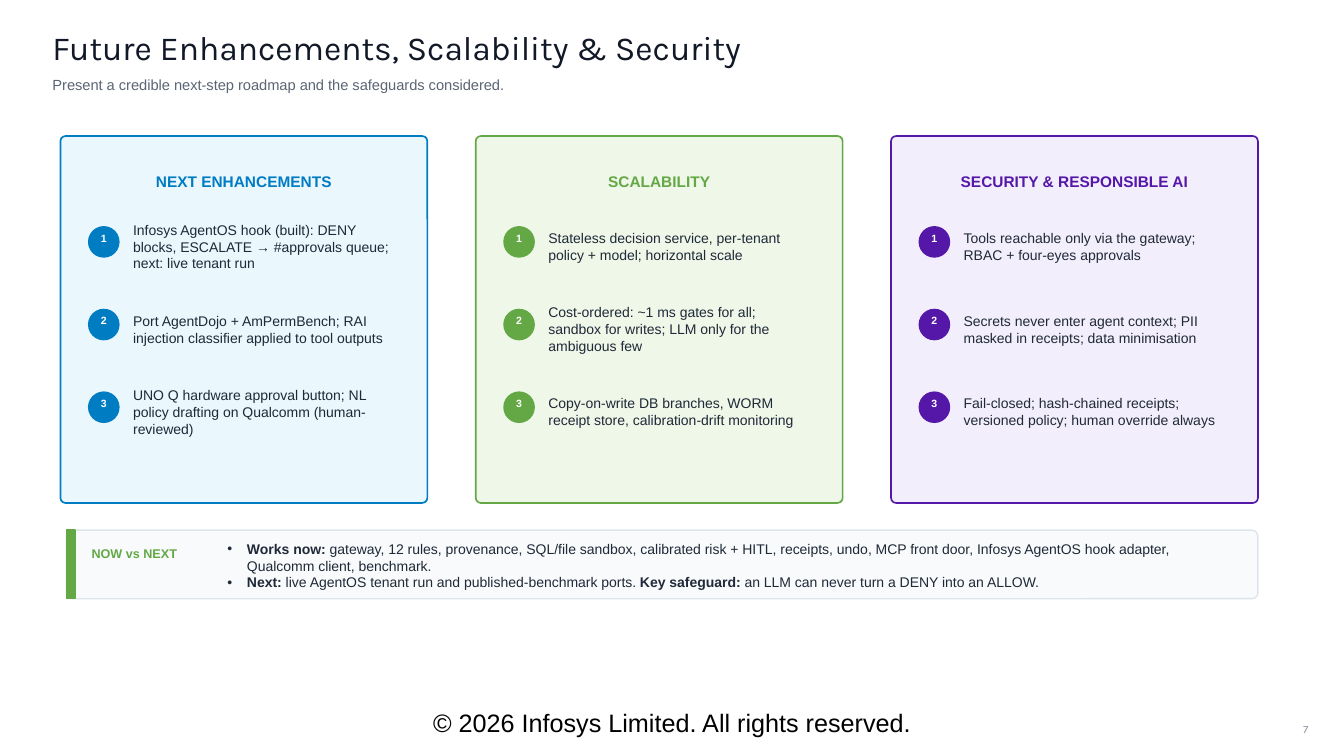
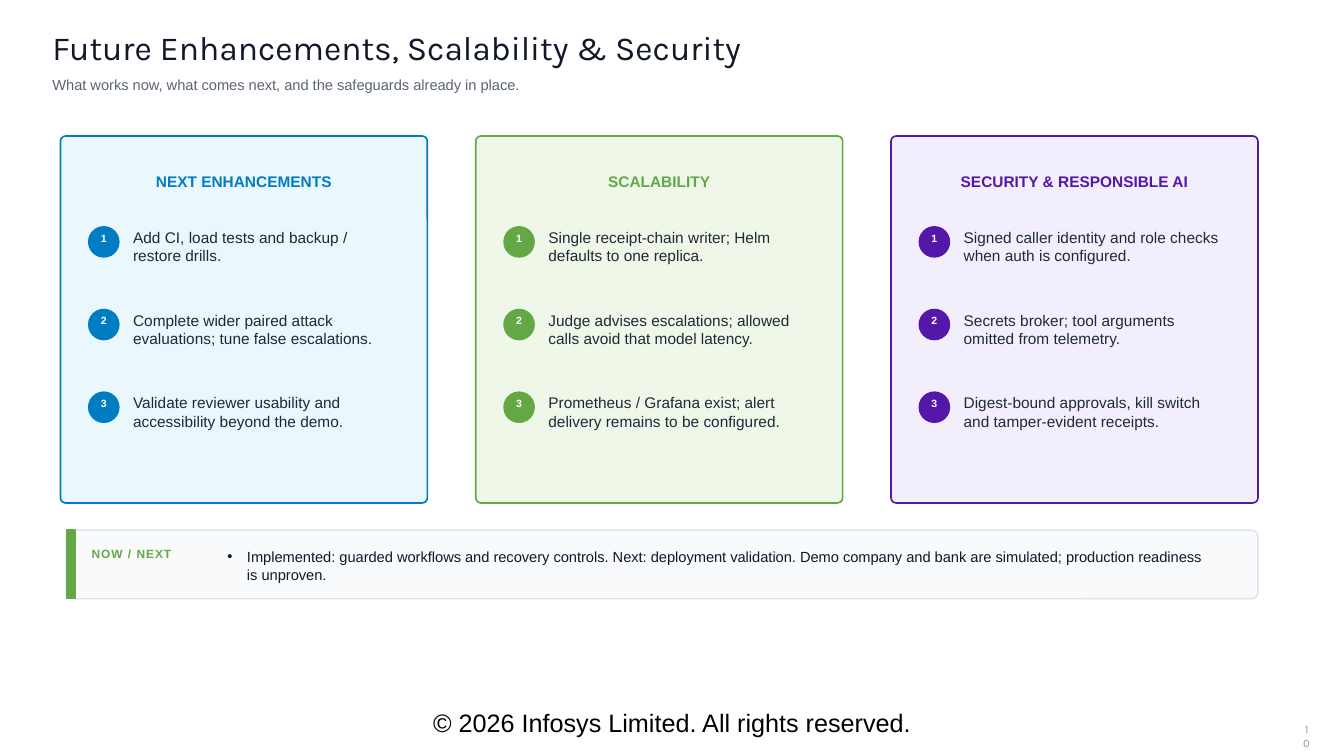
Before and after one commit to VismayHS/Kavach_Guardrail, a slide deck: slide 10 of deliverables/KAVACH_Solution_Deck.pptx (slide 7 before the commit). Drawn at 1344x756 pixels with LibreOffice and Linux fonts; fonts in the diff are those of the drawing; background and template pictures are left out. Boxes give left, top, right and bottom in pixels: in the first picture for what was removed or moved away, otherwise in the second. Text is boxed around its words. In the diff, an @@ line names an element or a change of style, - is before the commit and + after.

Commit message:
Solution deck: comparison, AgentOS and architecture slides, reference deck and validators

```diff
--- a/deliverables/KAVACH_Solution_Deck.pptx
+++ b/deliverables/KAVACH_Solution_Deck.pptx
@@ text at bbox=[52, 79, 520, 93]: text changed @@
-Present a credible next-step roadmap and the safeguards considered.
+What works now, what comes next, and the safeguards already in place.
@@ text at bbox=[133, 232, 339, 261]: text changed; size 10 to 11 pt @@
-Infosys AgentOS hook (built): DENY blocks, ESCALATE → #approvals queue; next: live tenant run
+Add CI, load tests and backup / restore drills.
@@ text at bbox=[548, 232, 770, 264]: text changed; size 10 to 11 pt @@
-Stateless decision service, per-tenant policy + model; horizontal scale
+Single receipt-chain writer; Helm defaults to one replica.
@@ text at bbox=[964, 232, 1218, 264]: text changed; size 10 to 11 pt @@
-Tools reachable only via the gateway; RBAC + four-eyes approvals
+Signed caller identity and role checks when auth is configured.
@@ text at bbox=[133, 315, 372, 346]: text changed; size 10 to 11 pt @@
-Port AgentDojo + AmPermBench; RAI injection classifier applied to tool outputs
+Complete wider paired attack evaluations; tune false escalations.
@@ text at bbox=[548, 315, 789, 347]: text changed; size 10 to 11 pt @@
-Cost-ordered: ~1 ms gates for all; sandbox for writes; LLM only for the ambiguous few
+Judge advises escalations; allowed calls avoid that model latency.
@@ text at bbox=[964, 315, 1175, 347]: text changed; size 10 to 11 pt @@
-Secrets never enter agent context; PII masked in receipts; data minimisation
+Secrets broker; tool arguments omitted from telemetry.
@@ text at bbox=[133, 397, 343, 430]: text changed; size 10 to 11 pt @@
-UNO Q hardware approval button; NL policy drafting on Qualcomm (human-reviewed)
+Validate reviewer usability and accessibility beyond the demo.
@@ text at bbox=[548, 397, 780, 430]: text changed; size 10 to 11 pt @@
-Copy-on-write DB branches, WORM receipt store, calibration-drift monitoring
+Prometheus / Grafana exist; alert delivery remains to be configured.
@@ text at bbox=[964, 397, 1200, 430]: text changed; size 10 to 11 pt @@
-Fail-closed; hash-chained receipts; versioned policy; human override always
+Digest-bound approvals, kill switch and tamper-evident receipts.
@@ text at bbox=[92, 549, 172, 558]: text changed; size 9 to 8.5 pt @@
-NOW vs NEXT
+NOW / NEXT
@@ text at bbox=[247, 551, 1201, 583]: text changed; size 10 to 10.5 pt; text colour #1F2937 to #111827 @@
-• Works now: gateway, 12 rules, provenance, SQL/file sandbox, calibrated risk + HITL, receipts, undo, MCP front door, Infosys AgentOS hook adapter, Qualcomm client, benchmark.
-• Next: live AgentOS tenant run and published-benchmark ports. Key safeguard: an LLM can never turn a DENY into an ALLOW.
+• Implemented: guarded workflows and recovery controls. Next: deployment validation. Demo company and bank are simulated; production readiness is unproven.
@@ page number at bbox=[1303, 726, 1308, 733]: text changed @@
-7
+10
```
Also in this commit, not shown: 6 other slides changed, 4 slides added, 8 slides removed, 29 other files.
